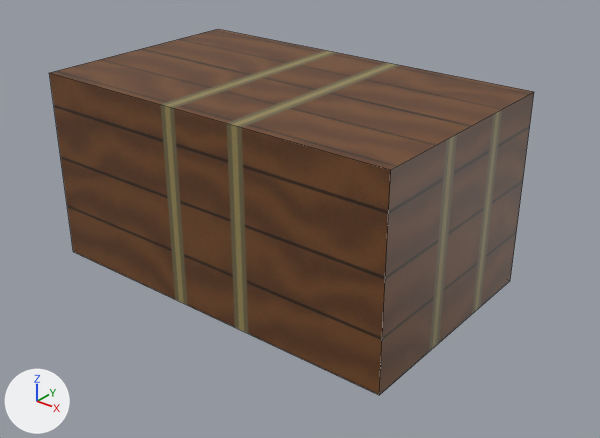
The FBX model src/bin/models/zonas/naufragios/cofre.fbx: old version first, new version second.
Before and after are seen from a 50 mm camera at (1.236, -1.48, 1.071) aimed at (0.062, -0.013, 0.161). Lighting does not change. The marker at lower left points along +X, +Y and +Z. The older version comes first. Mesh edges are drawn as thin lines. Where no turn or scale is listed for an object, it has been applied to the vertices.

Names of what the first picture shows: 'cofre'.
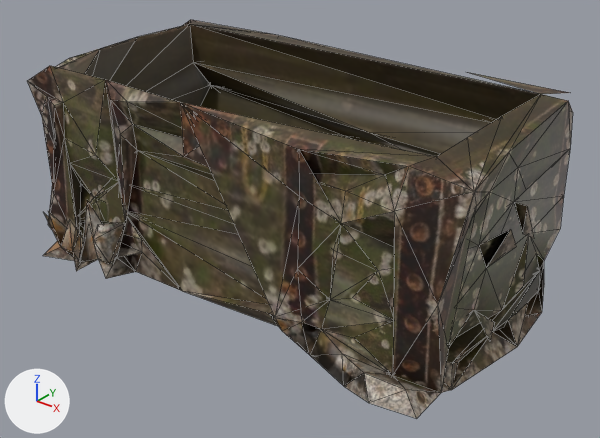
Location of each change, [x1, y1, x2, y2] in pixels of the pictures (600 x 438 px):
'cofre', reshaped (13% wider, 9% taller)
    before: [49, 29, 534, 395]
    after: [27, 20, 573, 418]

The edits, one by one:
Picture 'cofre_meshy.jpg' (img_cofre_meshy_jpg) is new.
Material 'M_cofre_meshy' (mat_m_cofre_meshy) is new.
Its texture is img_cofre_meshy_jpg.
me_cofre is used by ob_cofre; location (0.0, 0.0, 0.0).
me_cofre had 8 vertices, 6 faces and spanned x -0.5..0.5, y -0.3..0.3, z 0.0..0.5.
me_cofre no longer uses material mat_m_madera_cofre (picture img_madera_cofre_jpg).
me_cofre now has 225 vertices, 544 faces and spans x -0.645..0.65, y -0.379..0.379, z 0.0..0.516.
me_cofre part 1: the whole mesh is rebuilt.
me_cofre gains material mat_m_cofre_meshy (picture img_cofre_meshy_jpg).
